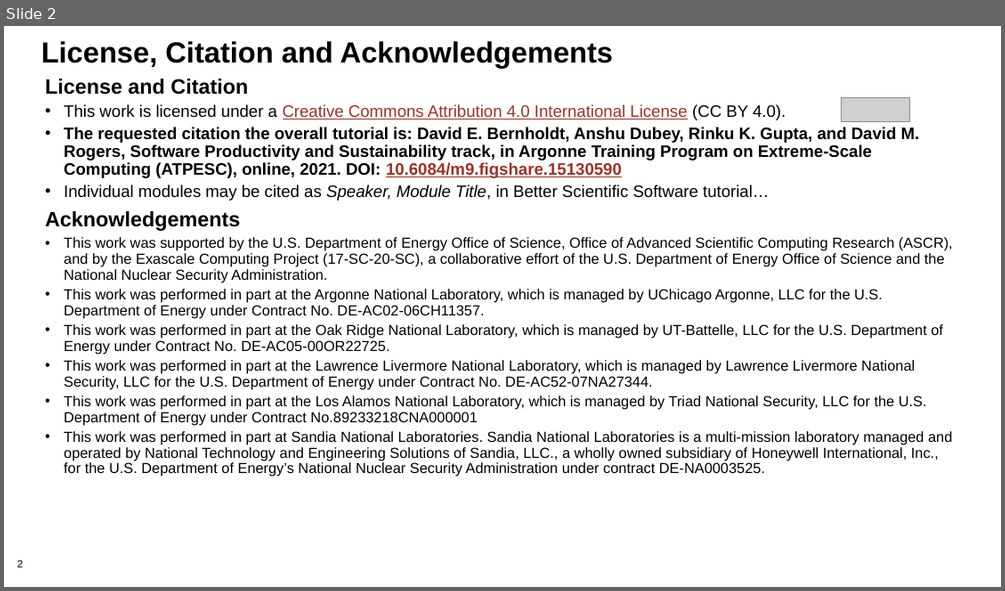
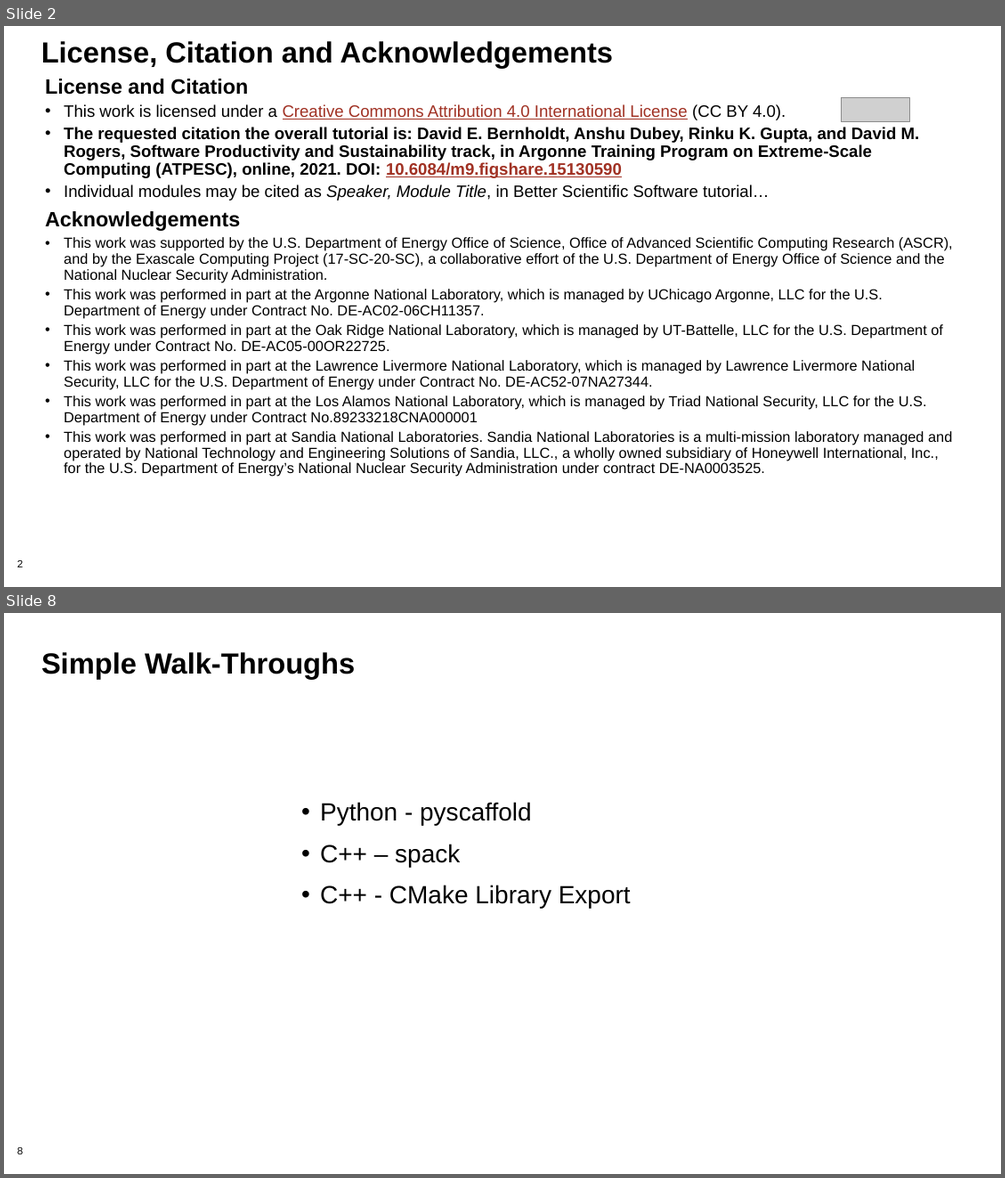
Before and after one commit to bssw-tutorial/presentations, a slide deck: packaging.pptx. Shown one above the other, each under a label of ours: slide 2 before the commit, slides 2 and 8 after it; the slides between them are not shown. The pictures are 1005x591 and 1005x1178 pixels, drawn with LibreOffice and Linux fonts; fonts in the diff are those of the drawing; grey boxes stand for pictures; background and template pictures are left out. Boxes give left, top, right and bottom in pixels: in the first picture for what was removed or moved away, otherwise in the second. Text is boxed around its words. In the diff, an @@ line names an element or a change of style, - is before the commit and + after.

```diff
--- a/packaging.pptx
+++ b/packaging.pptx
@@ slide 8 added at (4,613,1001,1174), background #FFFFFF; not listed: 1 template element that a slide beside it also shows @@
@@ title added at (41,652,355,679), 28 pt, text #000000, bold @@
+Simple Walk-Throughs
@@ text added at (320,802,631,908), 24 pt, text #000000 @@
+• Python - pyscaffold
+• C++ – spack
+• C++ - CMake Library Export
```
Also in this commit, not shown: 8 slides changed, 23 other slides added, 1 slide removed.
